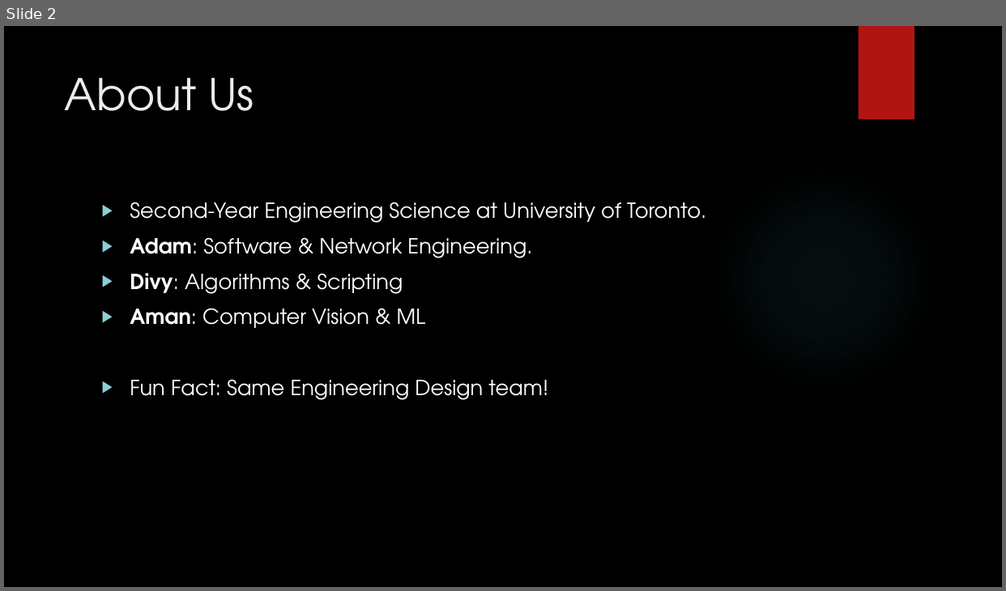
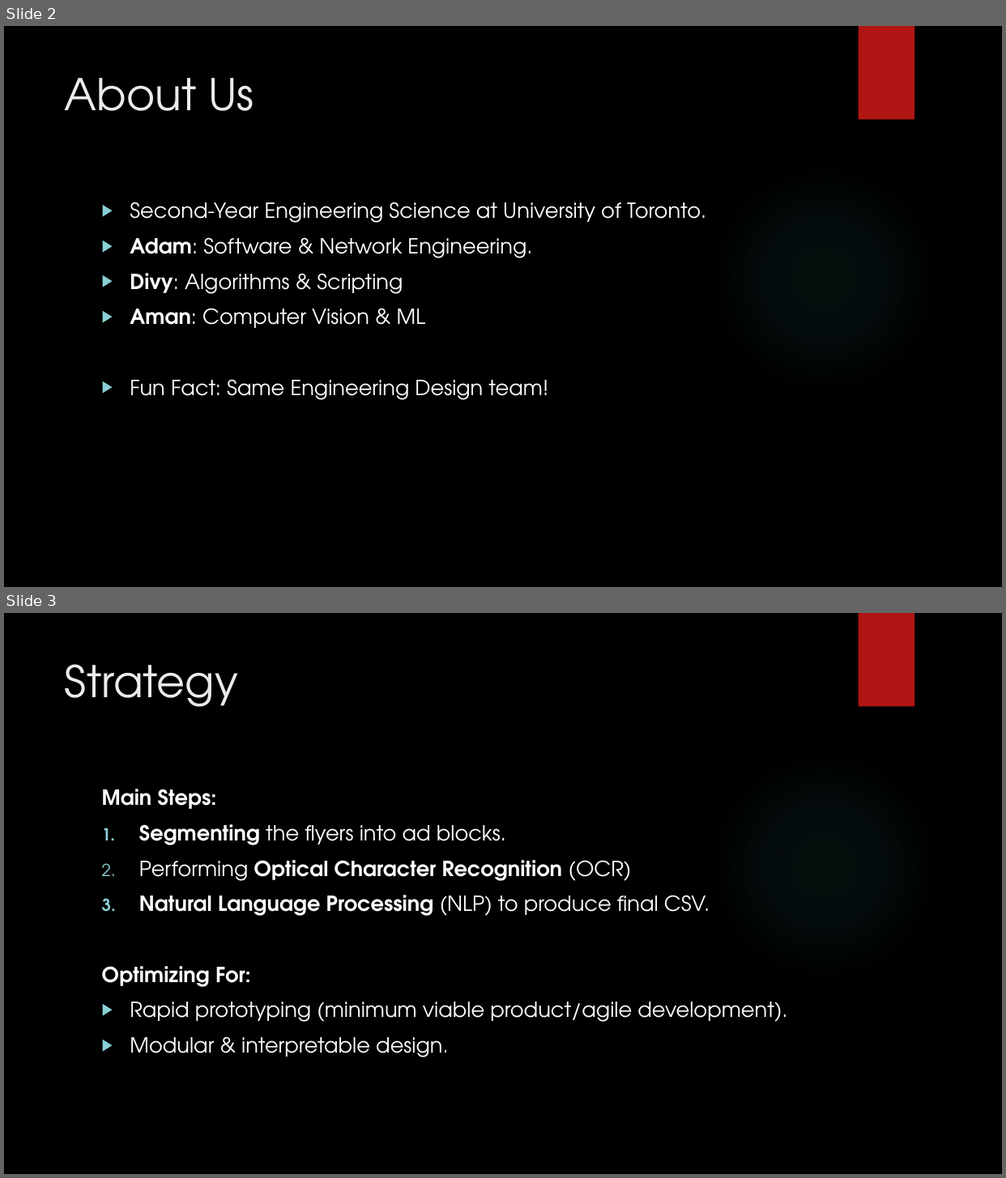
Before and after one commit to amanb2000/Paciscor, a slide deck: docs/Daisy_Presentation.pptx. Shown one above the other, each under a label of ours: slide 2 before the commit, slides 2 and 3 after it. The pictures are 1006x591 and 1006x1178 pixels, drawn with LibreOffice and Linux fonts; fonts in the diff are those of the drawing; background and template pictures are left out. Boxes give left, top, right and bottom in pixels: in the first picture for what was removed or moved away, otherwise in the second. Text is boxed around its words. In the diff, an @@ line names an element or a change of style, - is before the commit and + after.

```diff
--- a/docs/Daisy_Presentation.pptx
+++ b/docs/Daisy_Presentation.pptx
@@ slide 3 added at [4, 613, 1002, 1174], background picture (left out); not listed: 2 template elements that a slide beside it also shows @@
@@ title added at [65, 664, 239, 707], 42 pt, text #EBEBEB @@
+Strategy
@@ text added at [102, 789, 787, 1058], 20 pt, text #FFFFFF @@
+Main Steps:
+1. Segmenting the flyers into ad blocks.
+2. Performing Optical Character Recognition (OCR)
+3. Natural Language Processing (NLP) to produce final CSV.
+Optimizing For:
+▶ Rapid prototyping (minimum viable product/agile development).
+▶ Modular & interpretable design.
```
Also in this commit, not shown: 4 other slides added.
